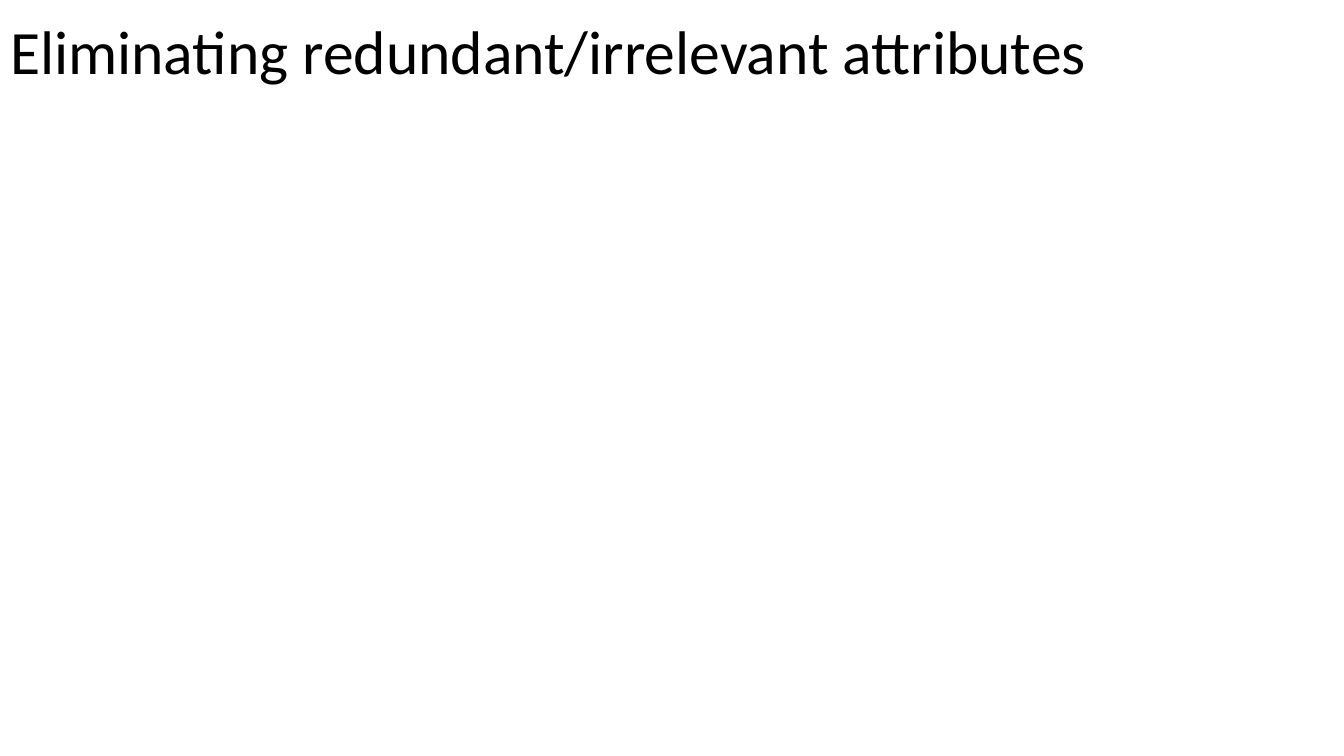
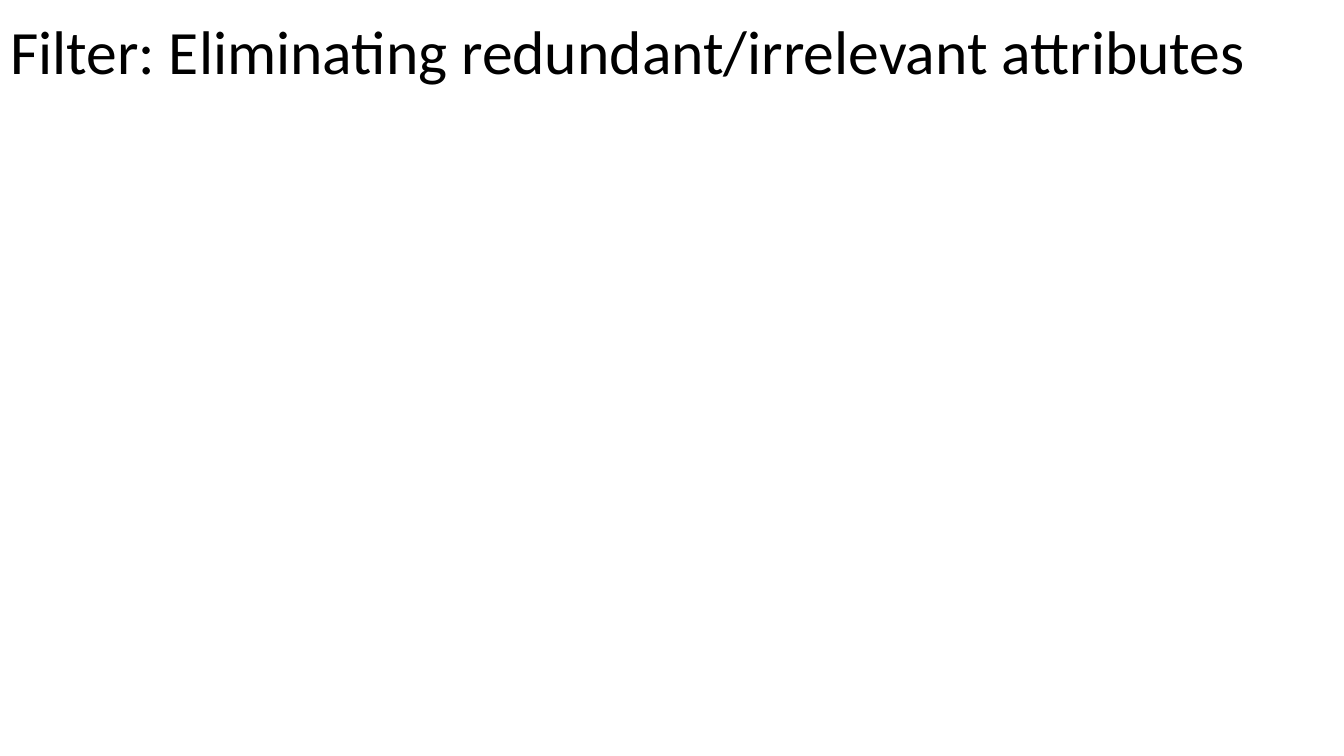
Before and after one commit to russellu/cs405, a slide deck: slide 10 of Lecture_14.pptx (slide 9 before the commit). Drawn at 1344x756 pixels with LibreOffice and Linux fonts; fonts in the diff are those of the drawing; background and template pictures are left out. Boxes give left, top, right and bottom in pixels: in the first picture for what was removed or moved away, otherwise in the second. Text is boxed around its words. In the diff, an @@ line names an element or a change of style, - is before the commit and + after.

```diff
--- a/Lecture_14.pptx
+++ b/Lecture_14.pptx
@@ title at [10,31,1245,85]: text changed @@
-Eliminating redundant/irrelevant attributes
+Filter: Eliminating redundant/irrelevant attributes
```
Also in this commit, not shown: 13 other slides changed, 2 slides added, 1 slide removed, 2 other files.
